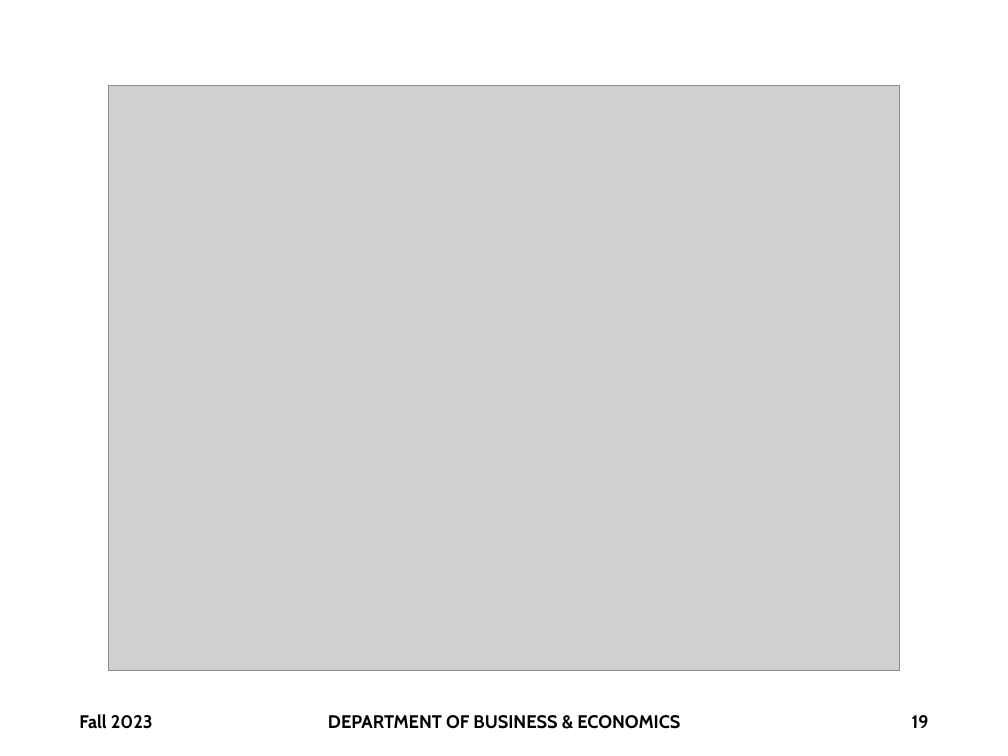
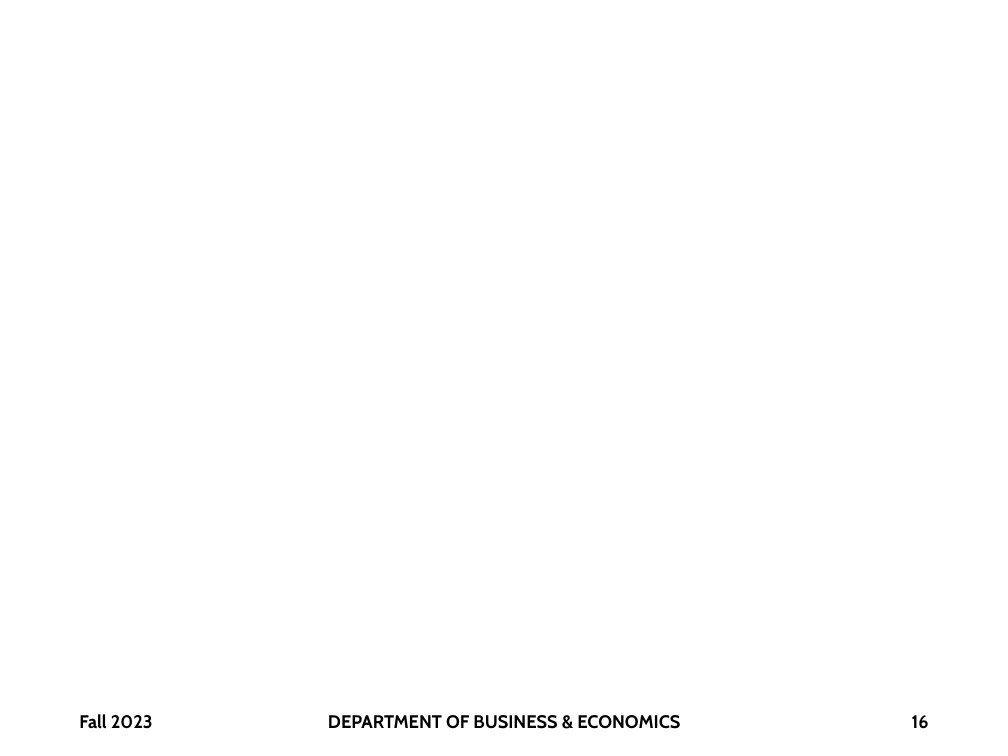
Before and after one commit to brianhwpark/brianhwpark.github.io, a slide deck: slide 16 of files/ppt/monmouthcollege-econ-300/ECON300-LEC01.pptx (slide 19 before the commit). Drawn at 1008x756 pixels with LibreOffice and Linux fonts; fonts in the diff are those of the drawing; grey boxes stand for pictures; background and template pictures are left out. Boxes give left, top, right and bottom in pixels: in the first picture for what was removed or moved away, otherwise in the second. Text is boxed around its words. In the diff, an @@ line names an element or a change of style, - is before the commit and + after.

```diff
--- a/files/ppt/monmouthcollege-econ-300/ECON300-LEC01.pptx
+++ b/files/ppt/monmouthcollege-econ-300/ECON300-LEC01.pptx
@@ picture removed at (109, 86, 900, 670) @@
@@ page number at (912, 715, 929, 729): text changed @@
-19
+16
```
Also in this commit, not shown: 10 other slides changed, 3 other files.
